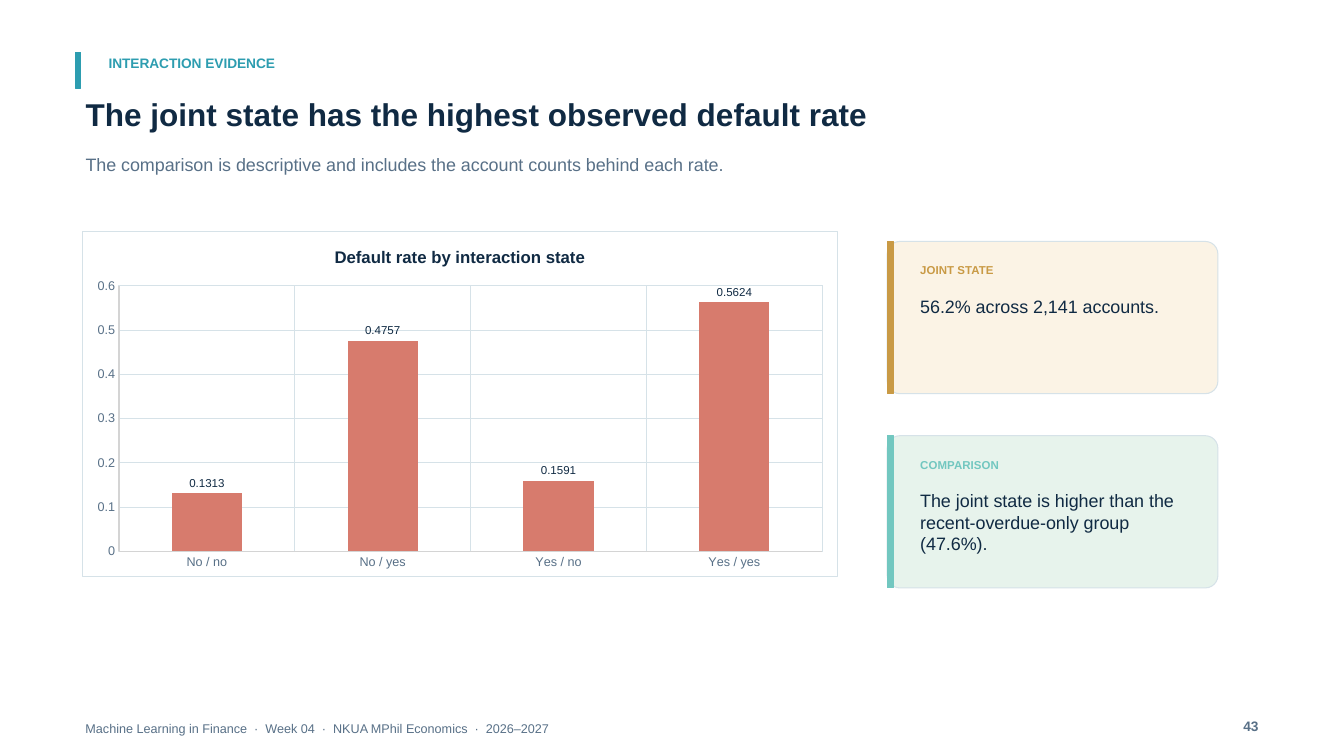
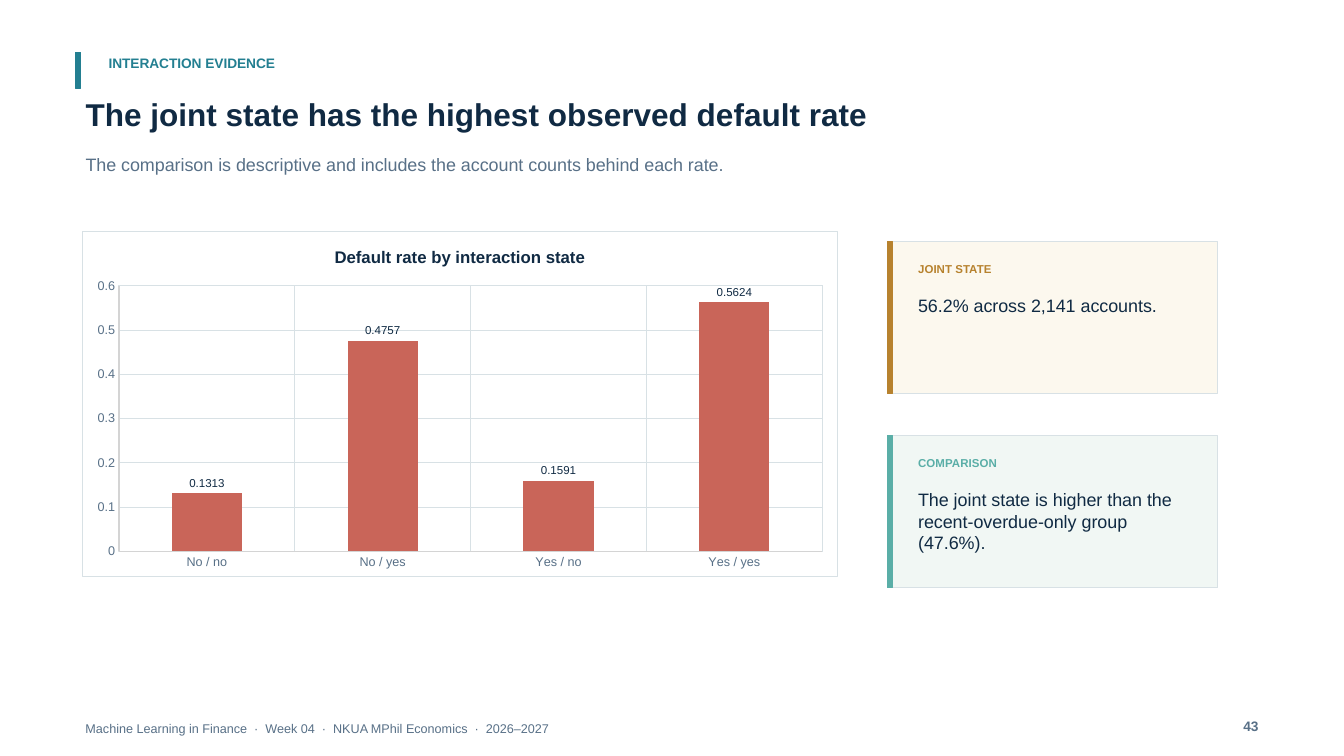
Before and after one commit to fkottas/Teaching-Courses, a slide deck: slide 43 of Machine Learning in Finance/2026-2027/lectures/week-04/slides/Lecture_04_Feature_Engineering_for_Financial_Data_2026-2027.pptx. Drawn at 1344x756 pixels with LibreOffice and Linux fonts; fonts in the diff are those of the drawing. Boxes give left, top, right and bottom in pixels: in the first picture for what was removed or moved away, otherwise in the second. Text is boxed around its words. In the diff, an @@ line names an element or a change of style, - is before the commit and + after.

```diff
--- a/Machine Learning in Finance/2026-2027/lectures/week-04/slides/Lecture_04_Feature_Engineering_for_Financial_Data_2026-2027.pptx
+++ b/Machine Learning in Finance/2026-2027/lectures/week-04/slides/Lecture_04_Feature_Engineering_for_Financial_Data_2026-2027.pptx
@@ rectangle at (x1=76, y1=52, x2=81, y2=88): fill #2D9DB0 to #237F91; outline #2D9DB0 0.75 pt to #237F91 0.75 pt @@
@@ text "INTERACTION EVIDENCE" at (x1=109, y1=58, x2=275, y2=68): text colour #2D9DB0 to #237F91 @@
@@ column chart at (x1=82, y1=231, x2=838, y2=578) @@
@@ colour of Series 1 #D77B6D to #C96559 @@
@@ category axis changed @@
@@ value axis changed @@
@@ border changed @@
@@ rectangle at (x1=887, y1=242, x2=892, y2=394): fill #C99A45 to #B7822E; outline #C99A45 0.75 pt to #B7822E 0.75 pt @@
@@ rectangle at (x1=887, y1=242, x2=1218, y2=394): rounded rectangle to rectangle; fill #FBF3E5 to #FCF8EE; outline #D6E2E8 0.75 pt to #D8E1E5 0.75 pt @@
@@ text "JOINT STATE" at (x1=918, y1=265, x2=991, y2=273): text colour #C99A45 to #B7822E @@
@@ rectangle at (x1=887, y1=436, x2=892, y2=588): fill #72C7C0 to #5AAEA7; outline #72C7C0 0.75 pt to #5AAEA7 0.75 pt @@
@@ rectangle at (x1=887, y1=436, x2=1218, y2=588): rounded rectangle to rectangle; fill #E7F3EC to #F1F7F4; outline #D6E2E8 0.75 pt to #D8E1E5 0.75 pt @@
@@ text "COMPARISON" at (x1=918, y1=459, x2=997, y2=467): text colour #72C7C0 to #5AAEA7 @@
```
Also in this commit, not shown: 88 other slides changed, 1 slide added, 1 slide removed, 4 other files.
